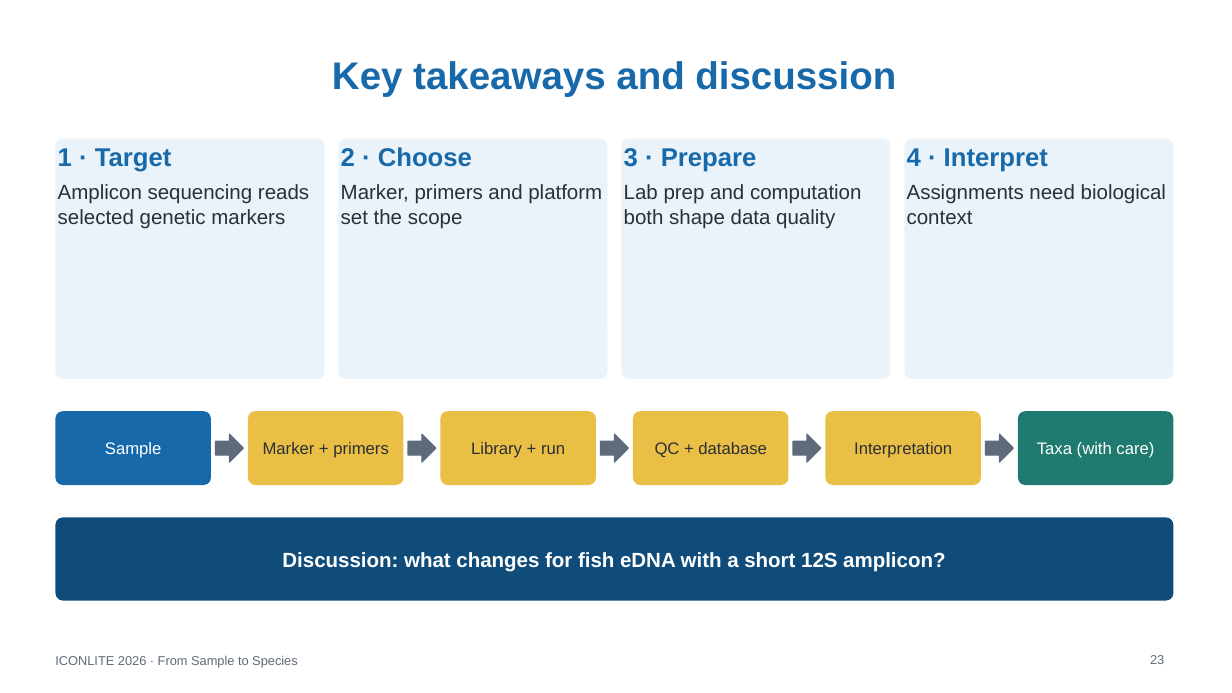
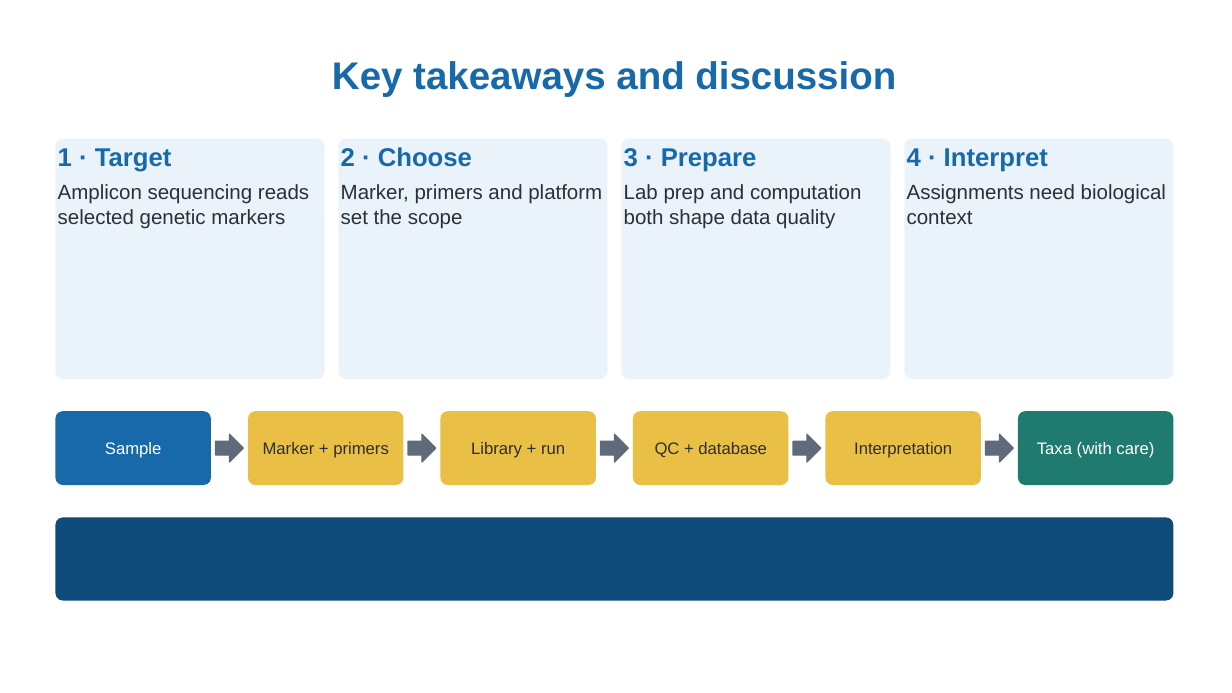
Before and after one commit to WhyAdr/ICONLITE-2026, a slide deck: slide 23 of ICONLITE_ONT_Amplicon_Sequencing_Workshop.pptx. Drawn at 1232x693 pixels with LibreOffice and Linux fonts; fonts in the diff are those of the drawing. Boxes give left, top, right and bottom in pixels: in the first picture for what was removed or moved away, otherwise in the second. Text is boxed around its words. In the diff, an @@ line names an element or a change of style, - is before the commit and + after.

```diff
--- a/ICONLITE_ONT_Amplicon_Sequencing_Workshop.pptx
+++ b/ICONLITE_ONT_Amplicon_Sequencing_Workshop.pptx
@@ text in rounded rectangle at box(282, 552, 945, 572): text removed @@
-Discussion: what changes for fish eDNA with a short 12S amplicon?
@@ text removed at box(55, 655, 298, 668) @@
-ICONLITE 2026 · From Sample to Species
@@ page number removed at box(1150, 655, 1164, 664) @@
-23
```
Also in this commit, not shown: 21 other slides changed, 1 slide added, 1 slide removed, 18 other files.
